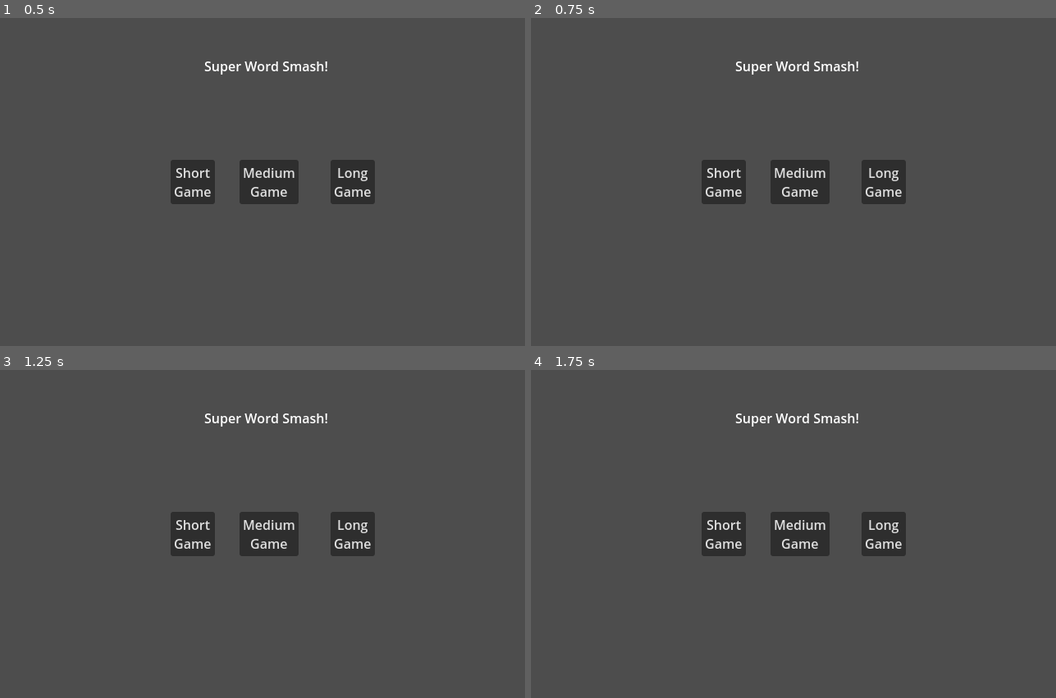
Above: before the commit, frames 1-4 (two rows, left to right).
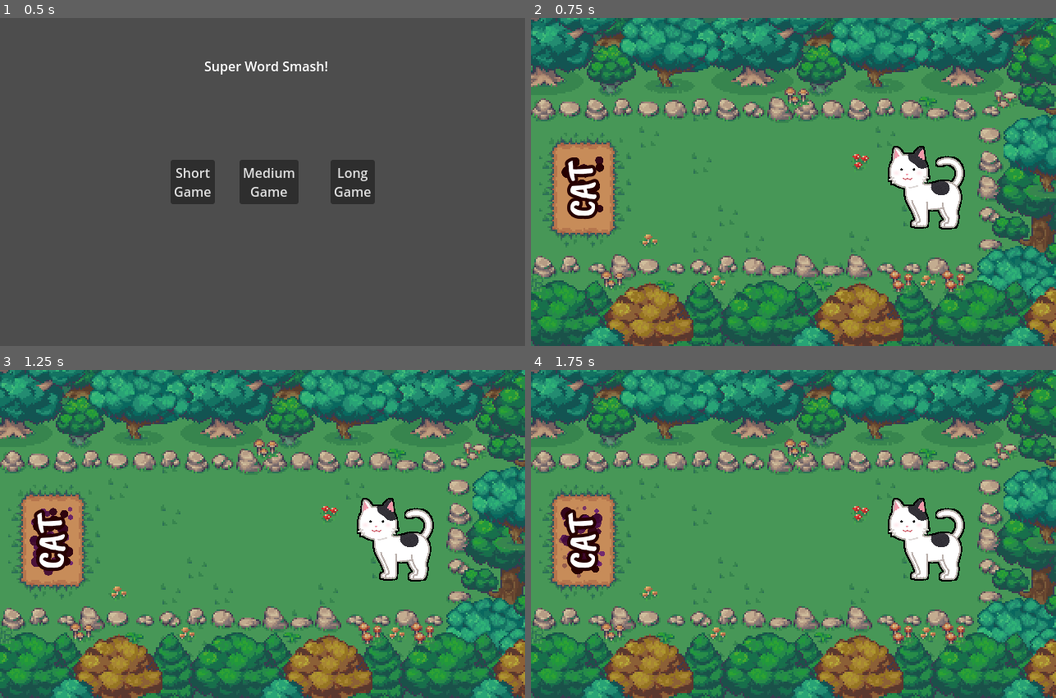
Above: after the commit, the same moments.

Repository: ozbonus/super_word_smash
Game: Godot game, scene res://GameManager.tscn
Same seed, same stepped clock (60 frames per second), same inputs: the game is played once before the commit and once after it.
Inputs (mouse positions are in pixels of both pictures, inside the frame that each line leads up to):
- Up to frame 1 (0.5 s): no input
- Up to frame 2 (0.75 s): click "Short Game" at 0.5 s
- Up to frame 3 (1.25 s): no input
- Up to frame 4 (1.75 s): click (798, 534) at 1.25 s, where only the run before the commit has a clickable "Medium Game"

Frame 1 is identical in both runs. In frame 2, 97% of the frame differs, in the area x 0-100%, y 0-100%; in frame 3, 97%; in frame 4, 97%.

Commit message:
Initially set as not visible.

Diff:
--- a/components/game_over_message.tscn
+++ b/components/game_over_message.tscn
@@ -69,7 +69,9 @@
 }
 
 [node name="GameOverMessage" type="Control"]
+visible = false
 self_modulate = Color(1, 1, 1, 0)
+z_index = 100
 layout_mode = 3
 anchors_preset = 15
 anchor_right = 1.0
